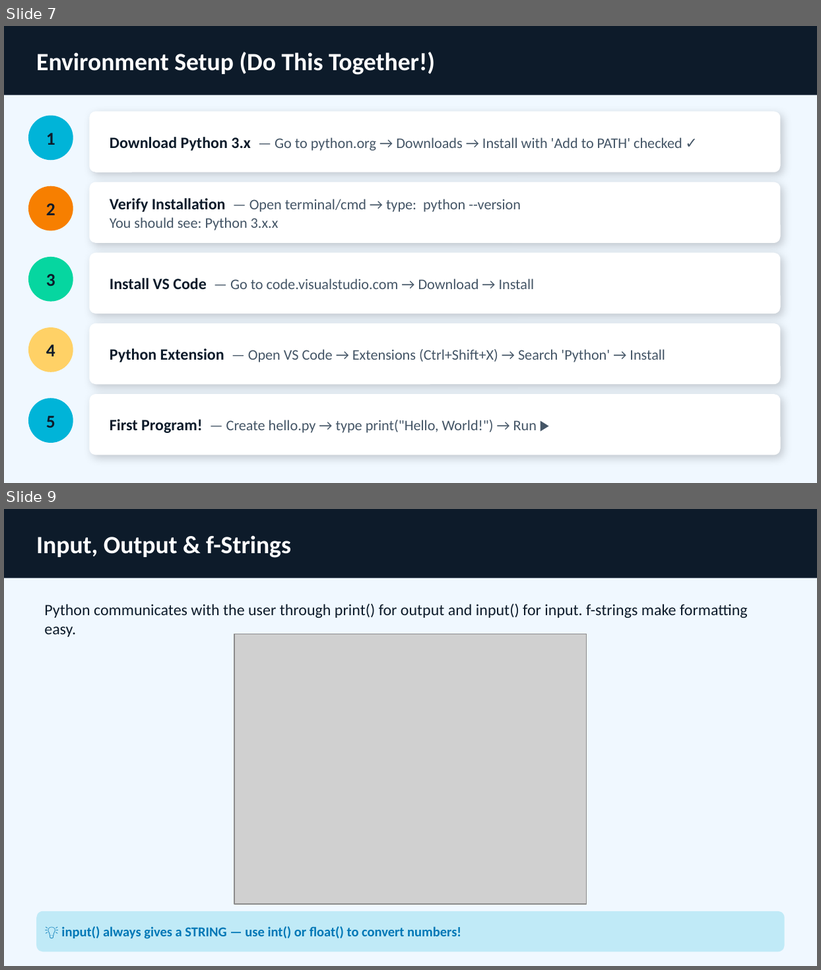
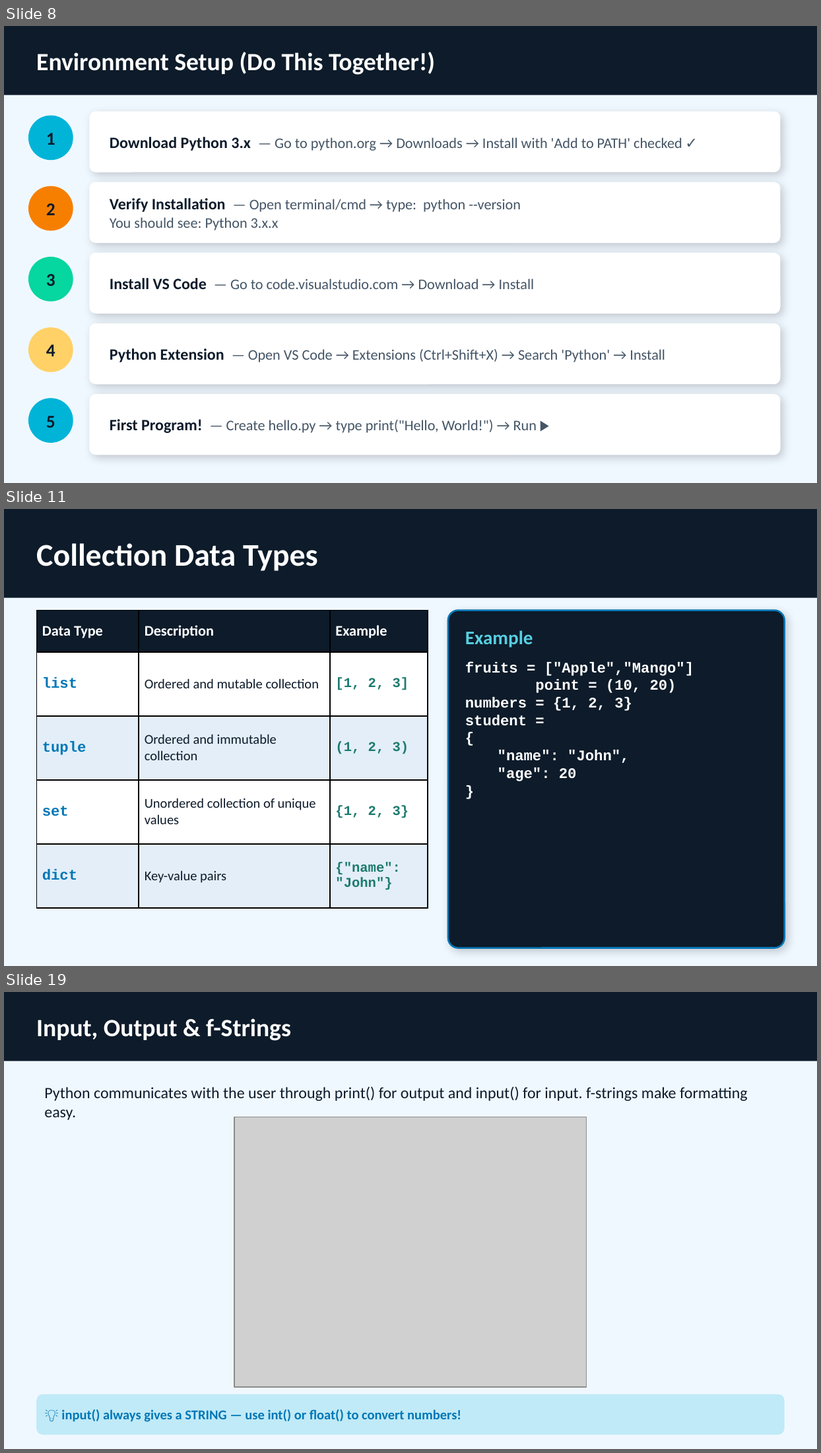
Before and after one commit to GursimranjeetSingh/2b-Academy, a slide deck: Presentations/2b_Academy_Week1.pptx. Shown one above the other, each under a label of ours: slides 7 and 9 before the commit, slides 8, 11 and 19 after it; the slides between them are not shown. The pictures are 821x970 and 821x1453 pixels, drawn with LibreOffice and Linux fonts; fonts in the diff are those of the drawing; grey boxes stand for pictures. Boxes give left, top, right and bottom in pixels: in the first picture for what was removed or moved away, otherwise in the second. Text is boxed around its words. In the diff, an @@ line names an element or a change of style, - is before the commit and + after.

```diff
--- a/Presentations/2b_Academy_Week1.pptx
+++ b/Presentations/2b_Academy_Week1.pptx
@@ slide 11 added at box(4, 509, 817, 966), background #F0F8FF @@
@@ rectangle added at box(4, 509, 817, 597), fill #0D1B2A @@
@@ text added at box(36, 543, 318, 571), 28 pt, text #FFFFFF, bold @@
+Collection Data Types
@@ table added at box(36, 611, 428, 908), 5 rows, 3 columns @@
+Data Type | Description | Example
+list | Ordered and mutable collection | [1, 2, 3]
+tuple | Ordered and immutable collection | (1, 2, 3)
+set | Unordered collection of unique values | {1, 2, 3}
+dict | Key-value pairs | {"name": "John"}
@@ rounded rectangle added at box(448, 611, 785, 949), fill #0D1B2A, outline #0077B6 1.5 pt, 13 pt, text #FFFFFF, bold @@
+Example
+fruits = ["Apple","Mango"]
+point = (10, 20)
+numbers = {1, 2, 3}
+student =
+{
+"name": "John",
+"age": 20
+}
@@ what was slide 7 is now slide 8 @@
@@ what was slide 9 is now slide 19 @@
```
Also in this commit, not shown: 18 other slides added, 2 slides removed.
